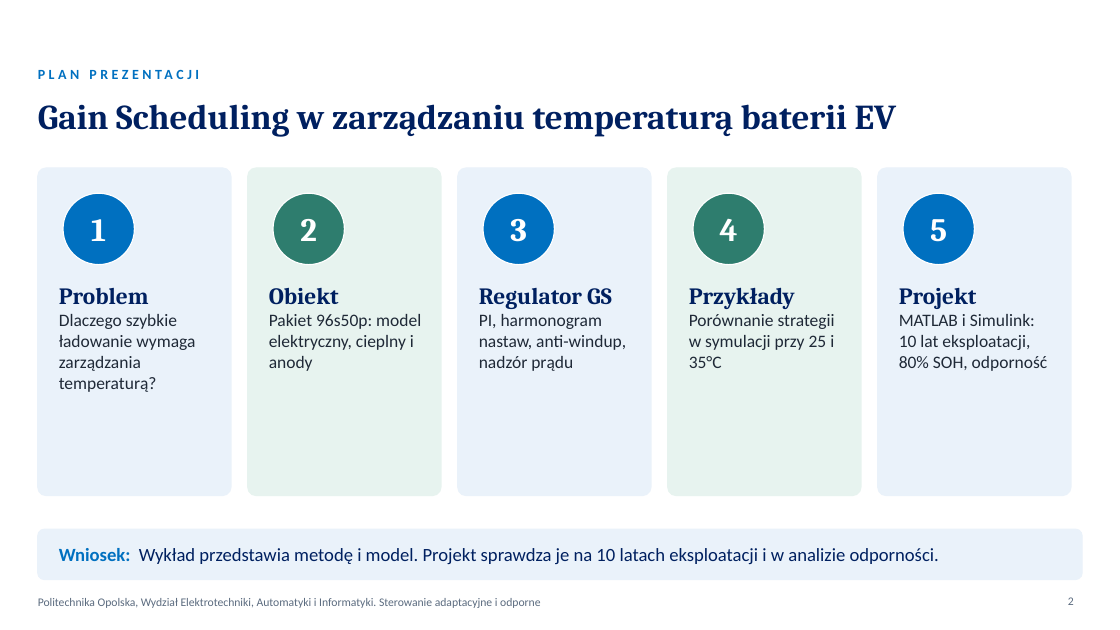
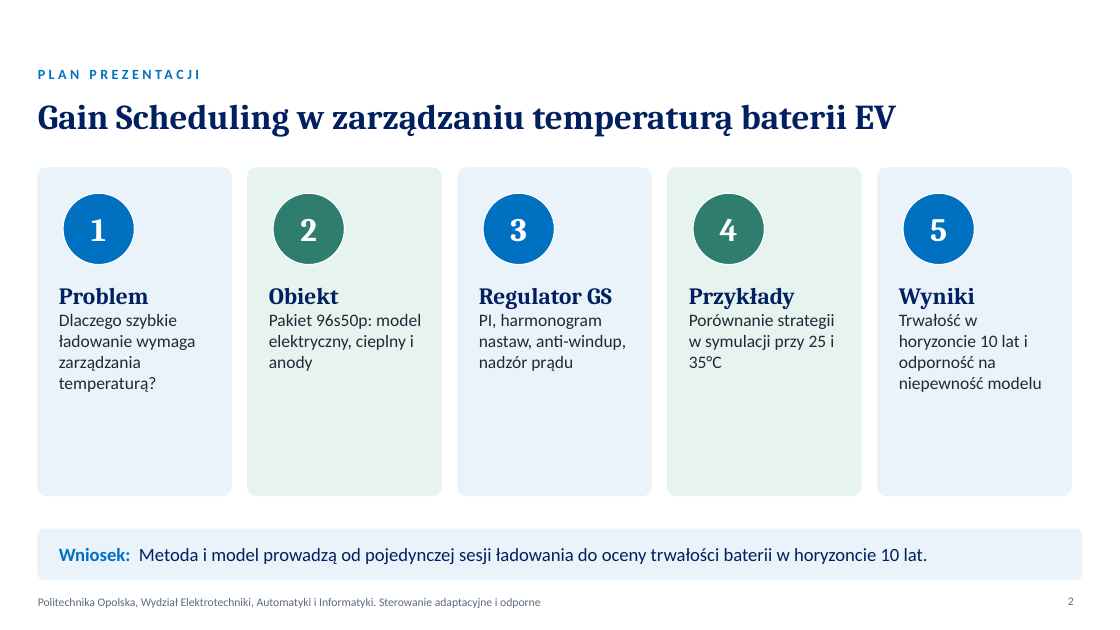
Before and after one commit to KarolFabianek/Adaptive-and-robust-control, a slide deck: slide 2 of Prezentacja/BTMS_WYKLAD_FABIANEK_FORTUNA.pptx. Drawn at 1120x630 pixels with LibreOffice and Linux fonts; fonts in the diff are those of the drawing; background and template pictures are left out. Boxes give left, top, right and bottom in pixels: in the first picture for what was removed or moved away, otherwise in the second. Text is boxed around its words. In the diff, an @@ line names an element or a change of style, - is before the commit and + after.

Commit message:
Prezentacje: naukowe podsumowanie wyników
- usunięte slajdy z instrukcją uruchamiania i ćwiczeniami
- slajd o zjawiskach uwzględnionych w modelu zamiast porównania z wykładem
- Simulink przedstawiony jako niezależna weryfikacja implementacji
- sześć wniosków naukowych opartych na wynikach
- wykład: wyniki długoterminowe zamiast zapowiedzi projektu
- legendy wykresów E01 i E03 bez odwołań do wykładu
- skrypt wystąpień zgodny z nowymi slajdami

```diff
--- a/Prezentacja/BTMS_WYKLAD_FABIANEK_FORTUNA.pptx
+++ b/Prezentacja/BTMS_WYKLAD_FABIANEK_FORTUNA.pptx
@@ text at <box>899,287,1042,392</box>: text changed @@
-Projekt
-MATLAB i Simulink: 10 lat eksploatacji, 80% SOH, odporność
+Wyniki
+Trwałość w horyzoncie 10 lat i odporność na niepewność modelu
@@ text at <box>59,548,928,564</box>: text changed @@
-Wniosek: Wykład przedstawia metodę i model. Projekt sprawdza je na 10 latach eksploatacji i w analizie odporności.
+Wniosek: Metoda i model prowadzą od pojedynczej sesji ładowania do oceny trwałości baterii w horyzoncie 10 lat.
```
Also in this commit, not shown: 7 other slides changed, 15 other files.
